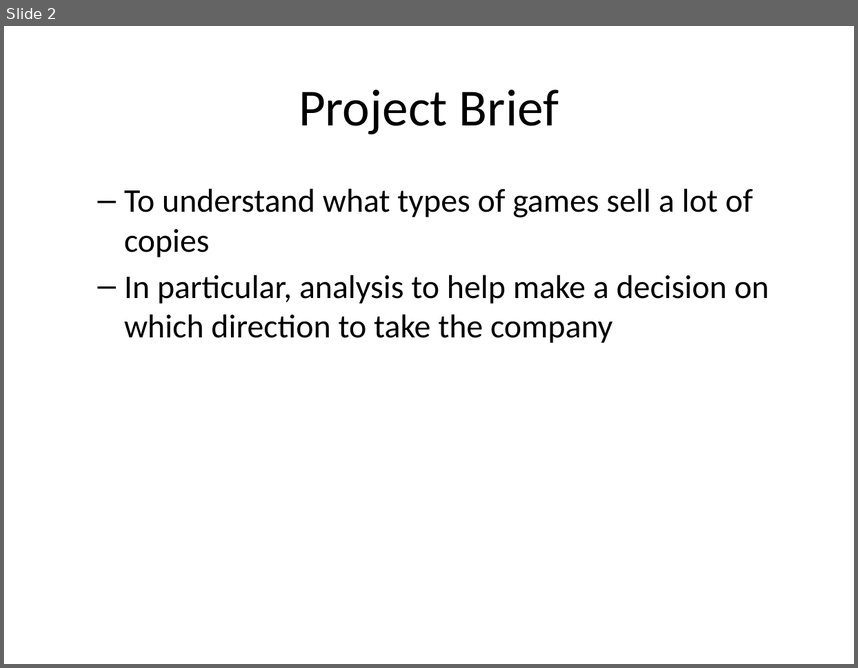
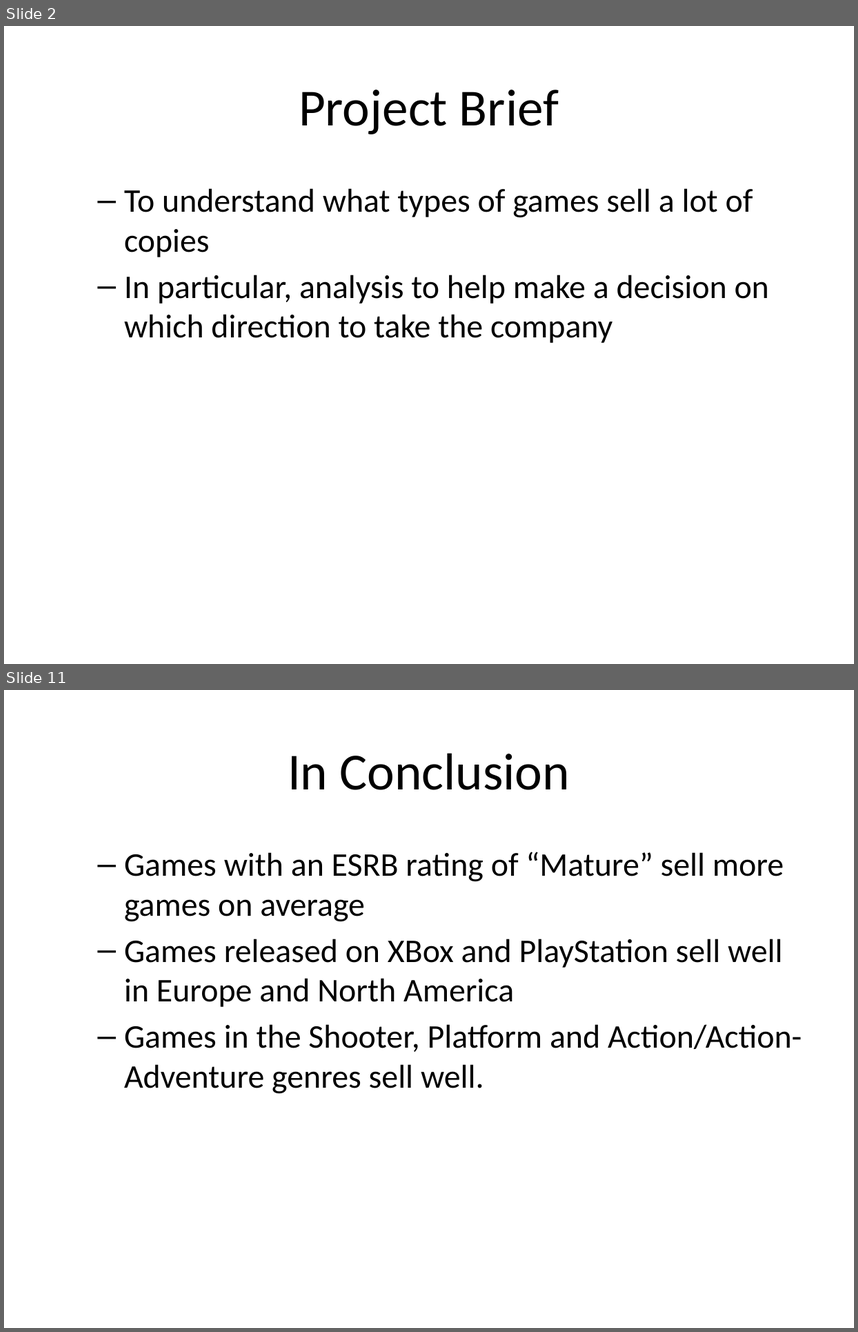
Before and after one commit to DhileasHeywood/video_games_project, a slide deck: documentation/video_games_presentation.pptx. Shown one above the other, each under a label of ours: slide 2 before the commit, slides 2 and 11 after it; the slides between them are not shown. The pictures are 858x668 and 858x1332 pixels, drawn with LibreOffice and Linux fonts; fonts in the diff are those of the drawing. Boxes give left, top, right and bottom in pixels: in the first picture for what was removed or moved away, otherwise in the second. Text is boxed around its words. In the diff, an @@ line names an element or a change of style, - is before the commit and + after.

```diff
--- a/documentation/video_games_presentation.pptx
+++ b/documentation/video_games_presentation.pptx
@@ slide 11 added at [4,690,854,1328], background #FFFFFF @@
@@ title added at [288,753,570,790], 44 pt, text #000000 @@
+In Conclusion
@@ text added at [124,851,802,1094], 28 pt, text #000000 @@
+  – Games with an ESRB rating of “Mature” sell more games on average
+  – Games released on XBox and PlayStation sell well in Europe and North America
+  – Games in the Shooter, Platform and Action/Action-Adventure genres sell well.
```
Also in this commit, not shown: 1 slide changed, 7 other slides added, 1 slide removed, 7 other files.
